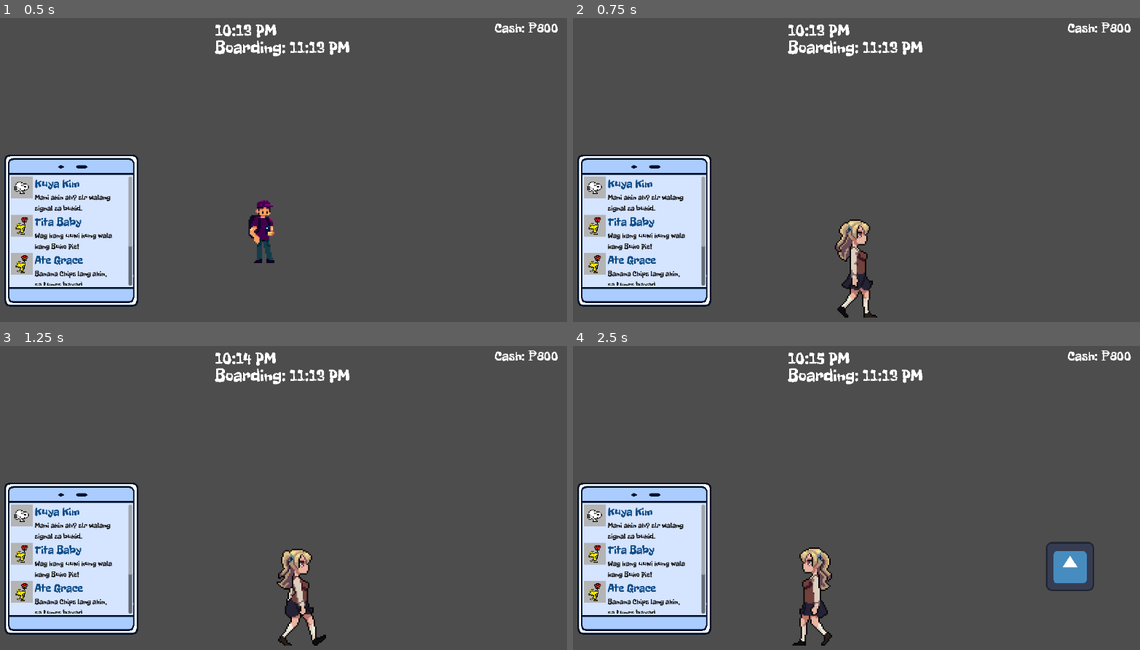
Above: before the commit, frames 1-4 (two rows, left to right).
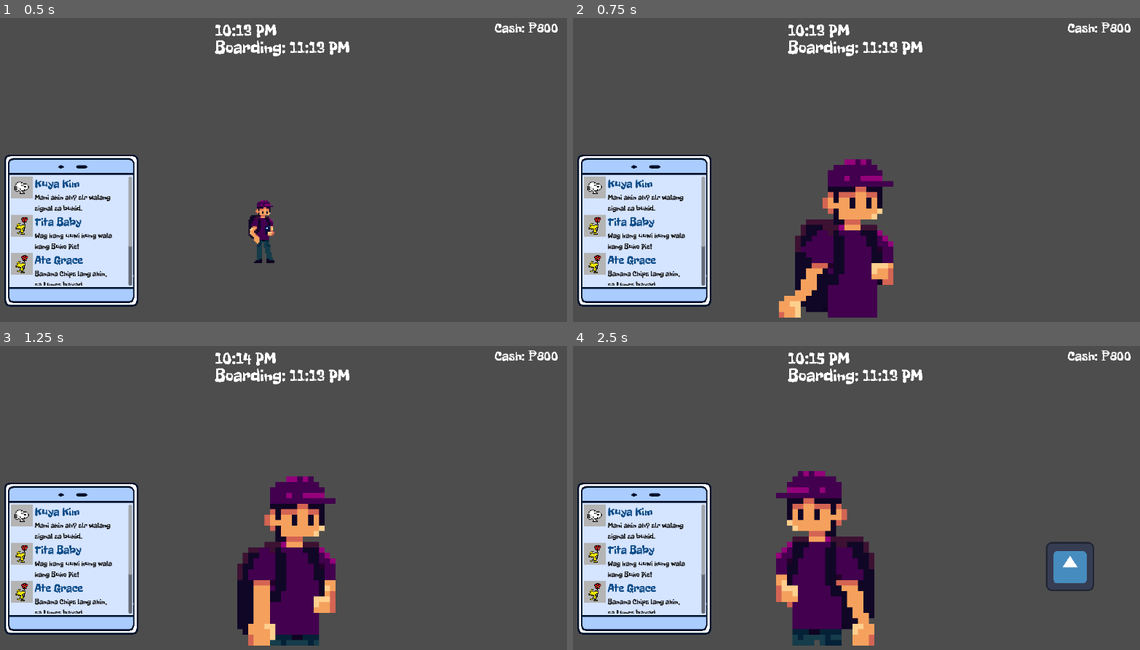
Above: after the commit, the same moments.

Repository: Ronbc779/Game-Jam
Game: Godot game, scene res://scenes/main.tscn
Two runs of this game, one before a commit and one after it. Both use one fixed random seed, a clock stepped at 60 frames per second and the inputs below. This scene is started directly instead of the project's main scene. The engine's default icon, where the game draws it, is replaced by a stand-in: a white triangle on a blue panel in a dark square.
Inputs:
- Up to frame 1 (0.5 s): no input
- Up to frame 2 (0.75 s): tap Enter at 0.5 s; hold D (right) from 0.53 s (still down); hold E (interact) from 0.53 s (still down)
- Up to frame 3 (1.25 s): keep holding D (right); keep holding E (interact)
- Up to frame 4 (2.5 s): release E (interact) at 1.28 s; tap Ctrl (sprint) at 1.35 s; release D (right) at 2.03 s; hold A (left) from 2.03 s (still down); hold E (interact) from 2.03 s (still down)

Frame 1 is identical in both runs. In frame 2, 6.9% of the frame differs, in the area x 36-57%, y 46-99%; in frame 3, 7.2%; in frame 4, 7.4%, in the area x 35-54%, y 41-99%.

Commit message:
outdated vers

Diff:
--- a/scenes/main.tscn
+++ b/scenes/main.tscn
@@ -124,6 +124,7 @@
 horizontal_scroll_mode = 0
 
 [node name="ItemList" type="VBoxContainer" parent="CanvasLayer/ChecklistPanel/ScrollContainer" unique_id=315490811]
+texture_filter = 1
 layout_mode = 2
 script = ExtResource("5_o6xl0")
 
@@ -183,6 +184,7 @@
 
 [node name="pause_menu" type="CanvasLayer" parent="." unique_id=43070589]
 process_mode = 3
+visible = false
 script = ExtResource("16_pm3ni")
 
 [node name="ColorRect" type="ColorRect" parent="pause_menu" unique_id=1704438106]
--- a/scenes/shop_ui.tscn
+++ b/scenes/shop_ui.tscn
@@ -28,6 +28,7 @@
 offset_bottom = 457.0
 
 [node name="ItemContainer" type="VBoxContainer" parent="ScrollContainer" unique_id=1731555269]
+texture_filter = 1
 layout_mode = 2
 size_flags_horizontal = 3
 theme_override_constants/separation = 20
Binary file changed: assets/images/Walk.png
